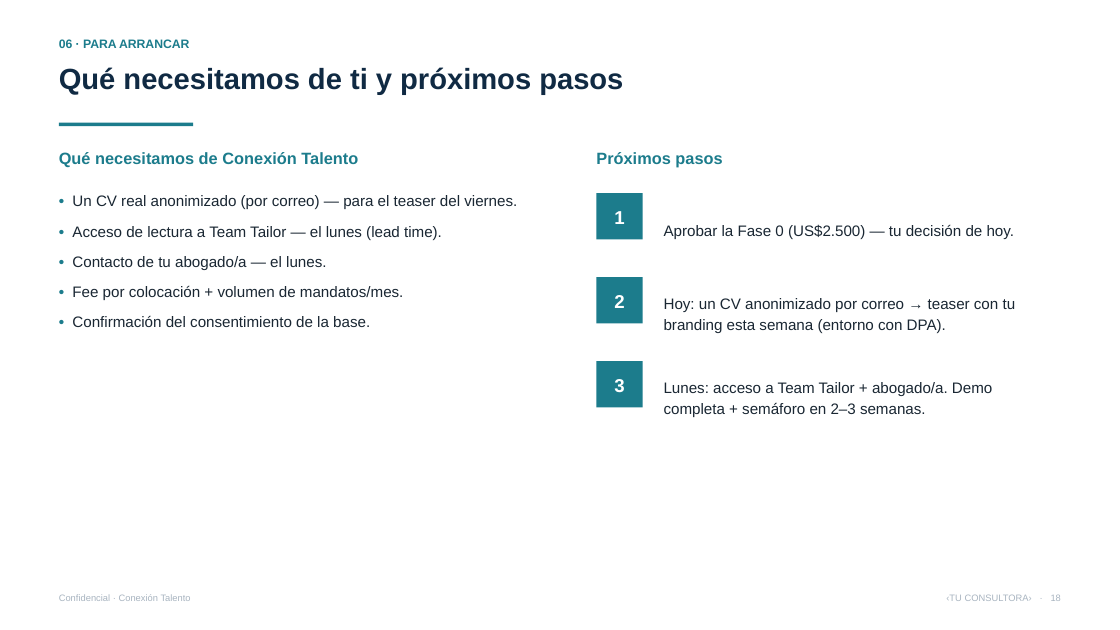
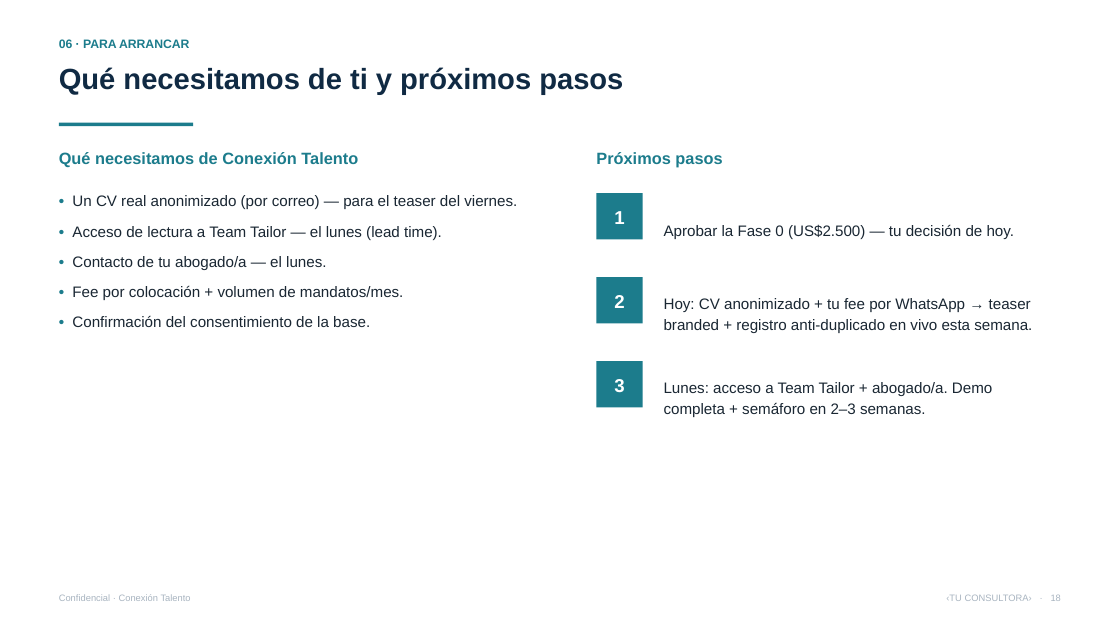
Before and after one commit to vverlaine/conexion-talento-ia, a slide deck: slide 18 of 04-propuesta/Presentacion-Conexion-Talento.pptx. Drawn at 1120x630 pixels with LibreOffice and Linux fonts; fonts in the diff are those of the drawing. Boxes give left, top, right and bottom in pixels: in the first picture for what was removed or moved away, otherwise in the second. Text is boxed around its words. In the diff, an @@ line names an element or a change of style, - is before the commit and + after.

```diff
--- a/04-propuesta/Presentacion-Conexion-Talento.pptx
+++ b/04-propuesta/Presentacion-Conexion-Talento.pptx
@@ text at [664, 298, 1032, 333]: text changed @@
-Hoy: un CV anonimizado por correo → teaser con tu branding esta semana (entorno con DPA).
+Hoy: CV anonimizado + tu fee por WhatsApp → teaser branded + registro anti-duplicado en vivo esta semana.
```
Also in this commit, not shown: 2 other slides changed, 5 other files.
